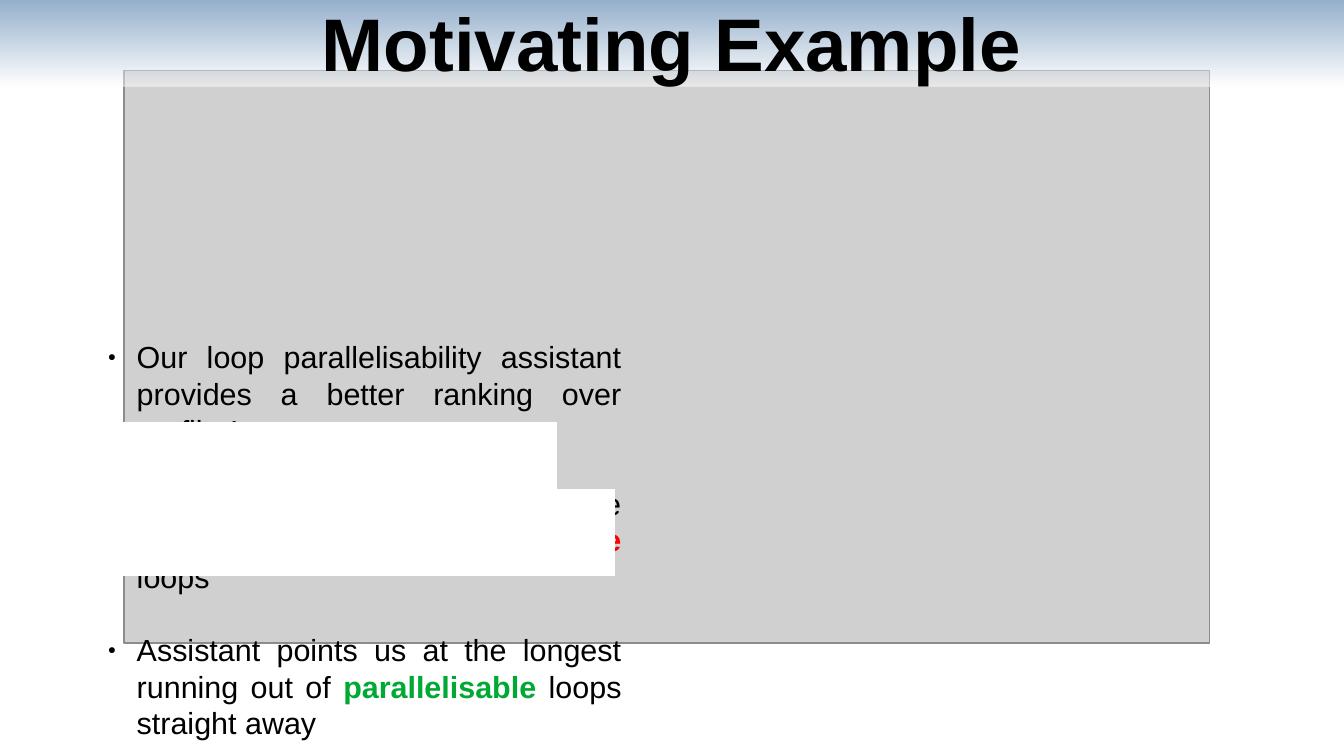
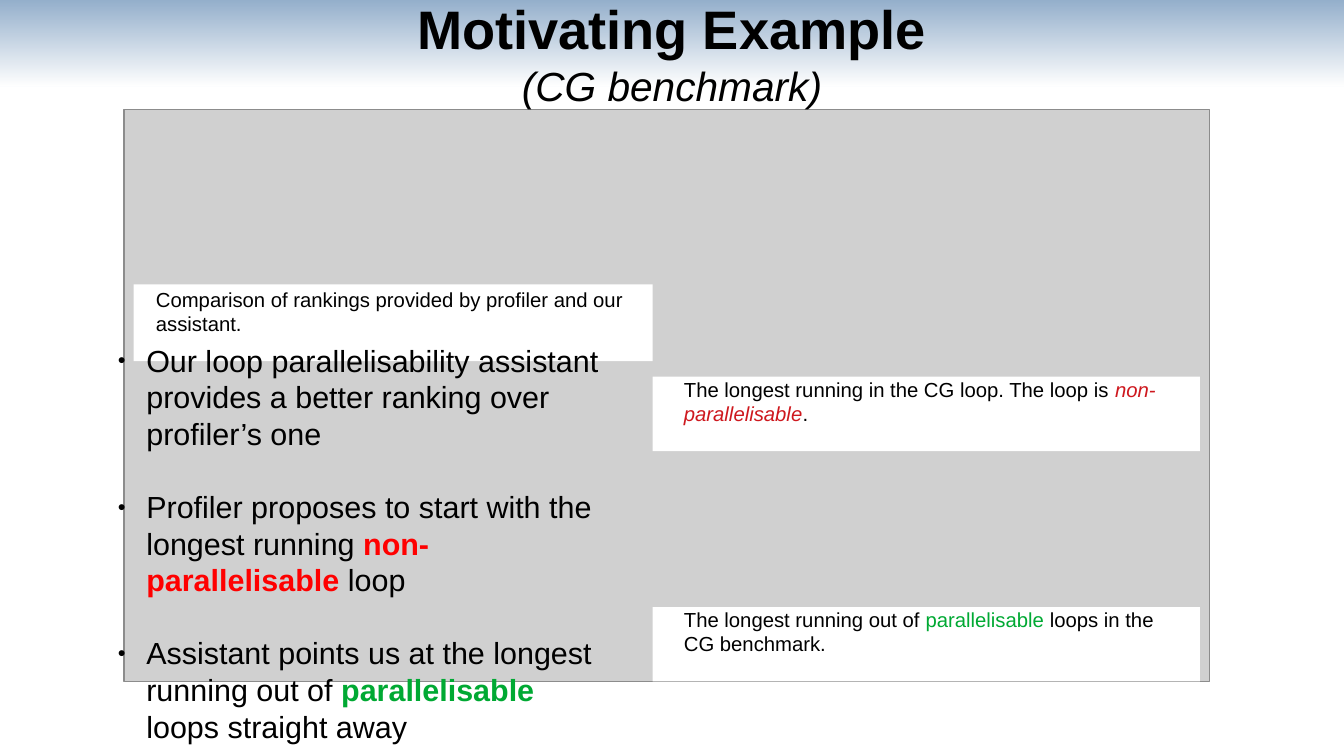
Before and after one commit to av-maramzin/DCP, a slide deck: slide 6 of doc/first_year_review/presentation.odp. Drawn at 1344x756 pixels with LibreOffice and Linux fonts; fonts in the diff are those of the drawing; grey boxes stand for pictures. Boxes give left, top, right and bottom in pixels: in the first picture for what was removed or moved away, otherwise in the second. Text is boxed around its words. In the diff, an @@ line names an element or a change of style, - is before the commit and + after.

```diff
--- a/doc/first_year_review/presentation.odp
+++ b/doc/first_year_review/presentation.odp
@@ title at (417, 9, 926, 109): text changed; size 44 to 32 pt @@
-Motivating Example
+Motivating Example
+(CG benchmark)
@@ picture: place and size @@
-picture at (124, 71, 1210, 643)
+picture at (124, 110, 1210, 682)
@@ rectangle added at (134, 284, 654, 361), fill #FFFFFF @@
@@ text added at (156, 292, 622, 332), 12 pt, text #000000 @@
+Comparison of rankings provided by profiler and our assistant.
@@ text "Our loop parallelisability assistant provides ...": place and size @@
-text "Our loop parallelisability assistant provides ..." at (137, 346, 622, 740)
+text "Our loop parallelisability assistant provides ..." at (146, 348, 598, 744)
@@ text at (146, 348, 598, 744): alignment justified to left @@
@@ rectangle added at (652, 377, 1200, 451), fill #FFFFFF @@
@@ text added at (684, 382, 1156, 426), 12 pt, text #000000 @@
+The longest running in the CG loop. The loop is non-parallelisable.
@@ rectangle removed at (77, 490, 615, 577) @@
@@ text at (146, 496, 591, 597): text changed @@
-● Profiler proposes to start with the longest running non-parallelisable loops
+● Profiler proposes to start with the longest running non-parallelisable loop
@@ rectangle: place and size @@
-rectangle at (20, 422, 557, 509)
+rectangle at (652, 607, 1200, 682)
@@ rectangle at (652, 607, 1200, 682): outline #FFFFFF 0 pt to none @@
@@ text added at (684, 612, 1153, 652), 12 pt, text #000000 @@
+The longest running out of parallelisable loops in the CG benchmark.
```
Also in this commit, not shown: 10 other slides changed, 5 slides added, 6 slides removed, 2 other files.
